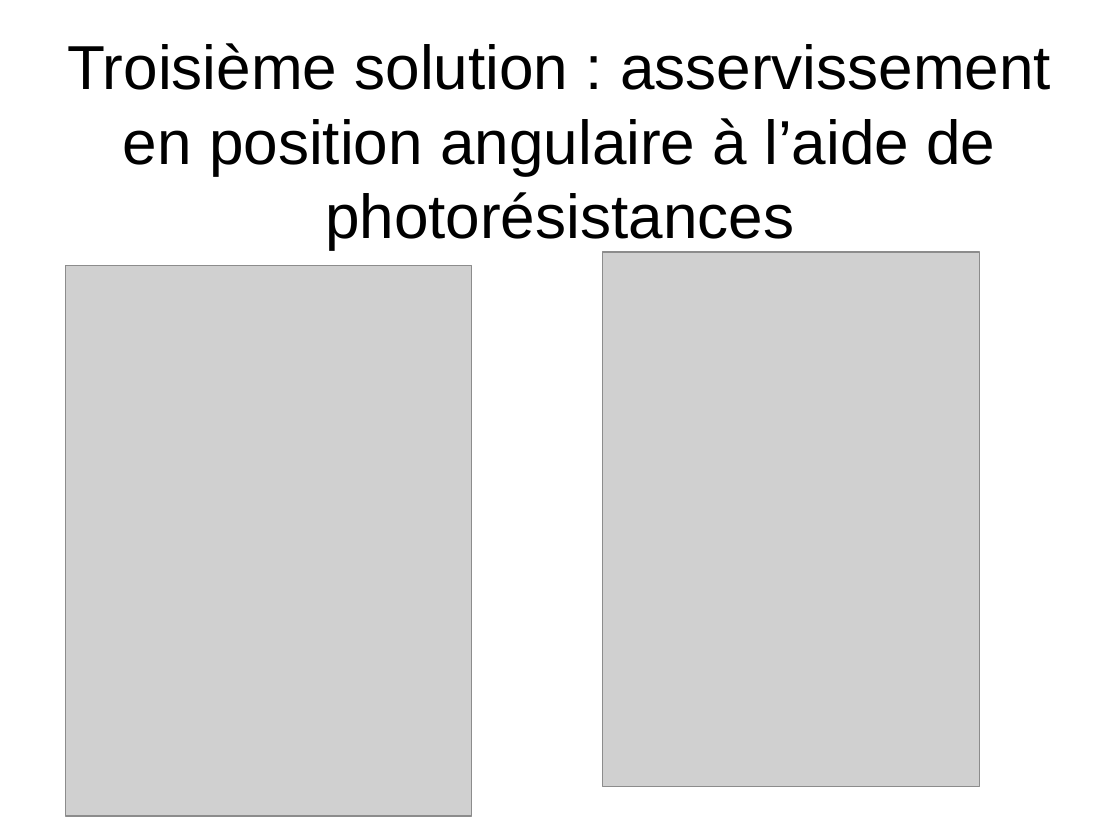
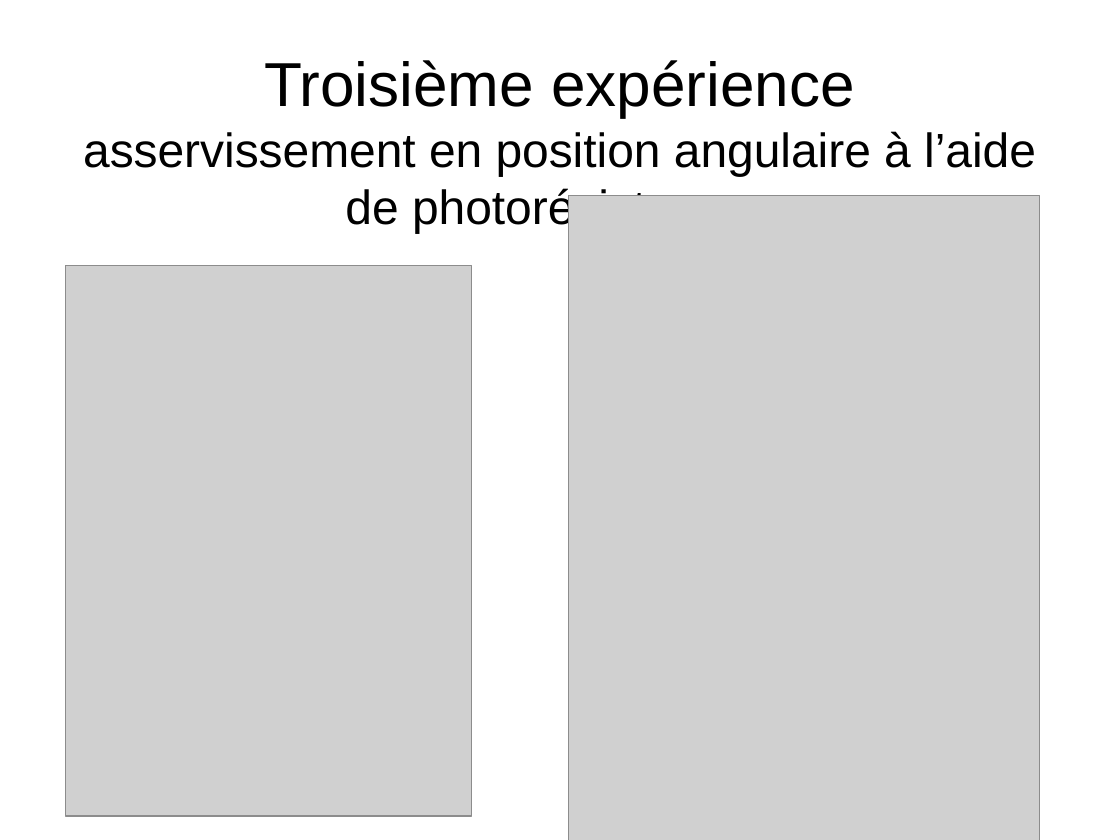
Before and after one commit to lovasoa/TIPE, a slide deck: slide 7 of presentation.odp (slide 8 before the commit). Drawn at 1120x840 pixels with LibreOffice and Linux fonts; fonts in the diff are those of the drawing; grey boxes stand for pictures. Boxes give left, top, right and bottom in pixels: in the first picture for what was removed or moved away, otherwise in the second. Text is boxed around its words. In the diff, an @@ line names an element or a change of style, - is before the commit and + after.

```diff
--- a/presentation.odp
+++ b/presentation.odp
@@ title at [83,60,1036,234]: text changed; size 44 to 34 pt @@
-Troisième solution : asservissement en position angulaire à l’aide de photorésistances
+Troisième expérience
+asservissement en position angulaire à l’aide de photorésistances
@@ picture: place and size @@
-picture at [603,252,981,787]
+picture at [569,195,1041,840]
```
Also in this commit, not shown: 3 other slides changed, 1 slide removed, 6 other files.
